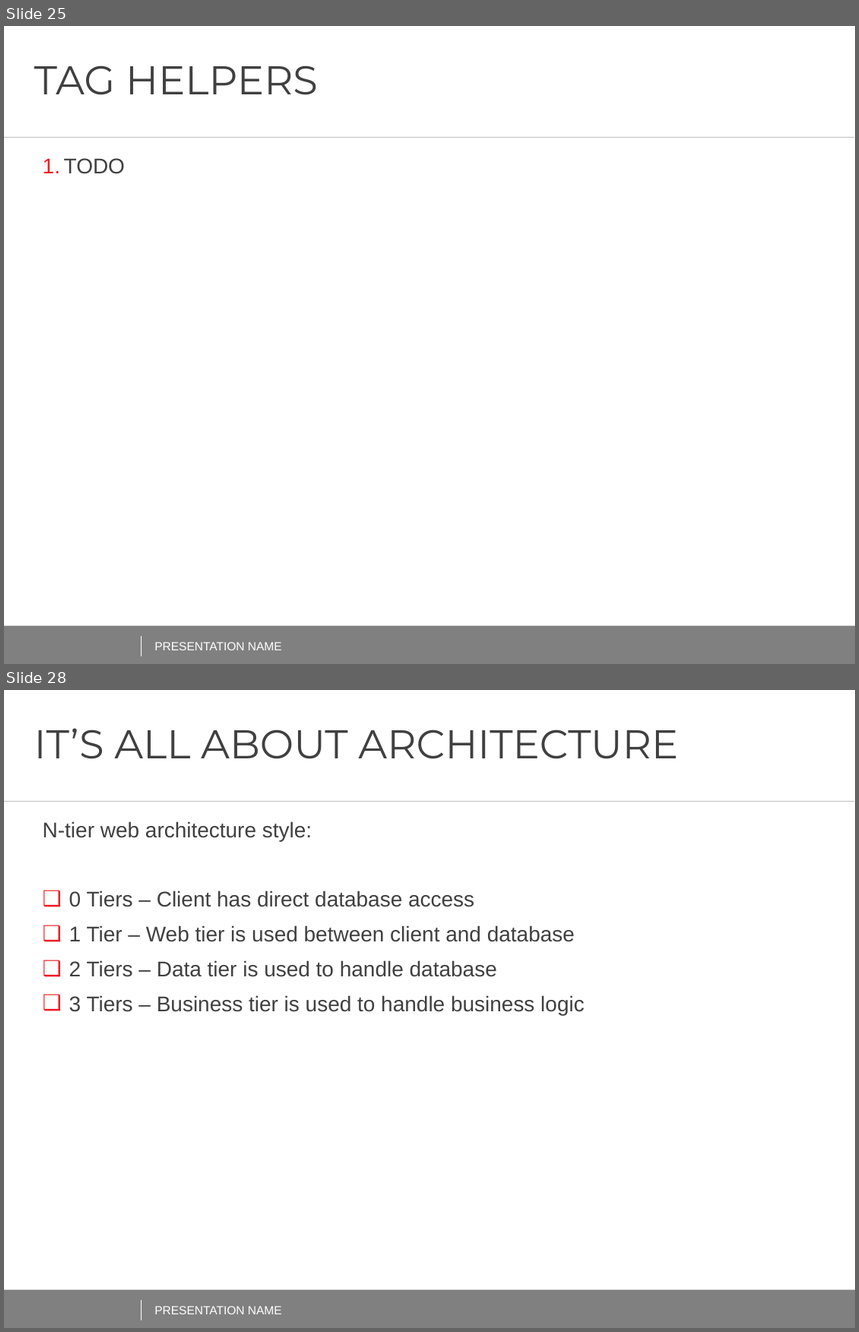
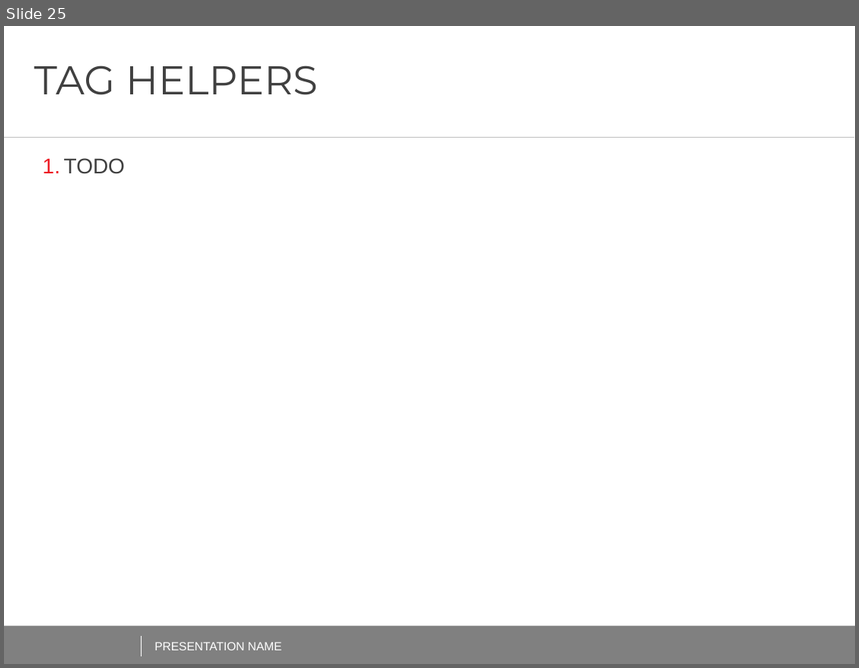
Before and after one commit to AndreiShenets/ASP.NET-Lectures, a slide deck: docs/ASP.NET CORE - iTechArt 2018.pptx. Shown one above the other, each under a label of ours: slides 25 and 28 before the commit, slide 25 after it; the slides between them are not shown. The pictures are 859x1332 and 859x668 pixels, drawn with LibreOffice and Linux fonts; fonts in the diff are those of the drawing; background and template pictures are left out. Boxes give left, top, right and bottom in pixels: in the first picture for what was removed or moved away, otherwise in the second. Text is boxed around its words. In the diff, an @@ line names an element or a change of style, - is before the commit and + after.

```diff
--- a/docs/ASP.NET CORE - iTechArt 2018.pptx
+++ b/docs/ASP.NET CORE - iTechArt 2018.pptx
@@ slide 28 removed at <box>4,690,855,1328</box>, background #FFFFFF; not listed: 4 template elements that a slide beside it also shows @@
@@ title removed at <box>34,728,678,759</box> @@
-IT’S ALL ABOUT ARCHITECTURE
@@ text removed at <box>43,821,585,1015</box> @@
-N-tier web architecture style:
-❑ 0 Tiers – Client has direct database access
-❑ 1 Tier – Web tier is used between client and database
-❑ 2 Tiers – Data tier is used to handle database
-❑ 3 Tiers – Business tier is used to handle business logic
@@ text removed at <box>154,1306,282,1315</box> @@
-PRESENTATION NAME
```
Also in this commit, not shown: 1 slide added, 3 other slides removed, 2 other files.
